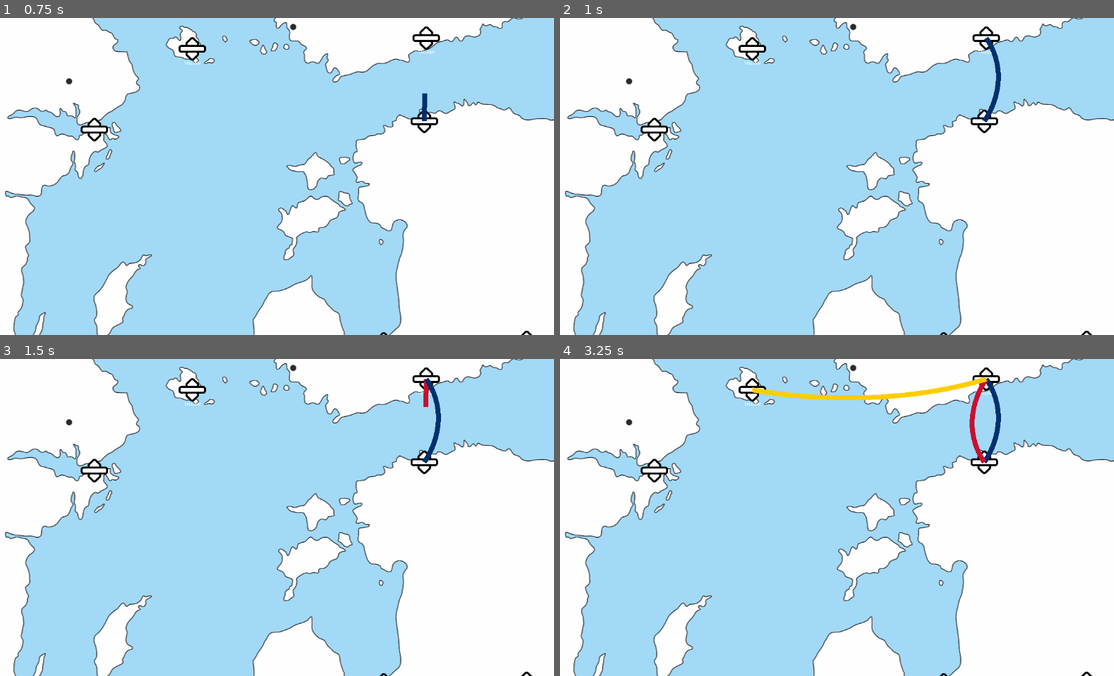
Above: before the commit, frames 1-4 (two rows, left to right).
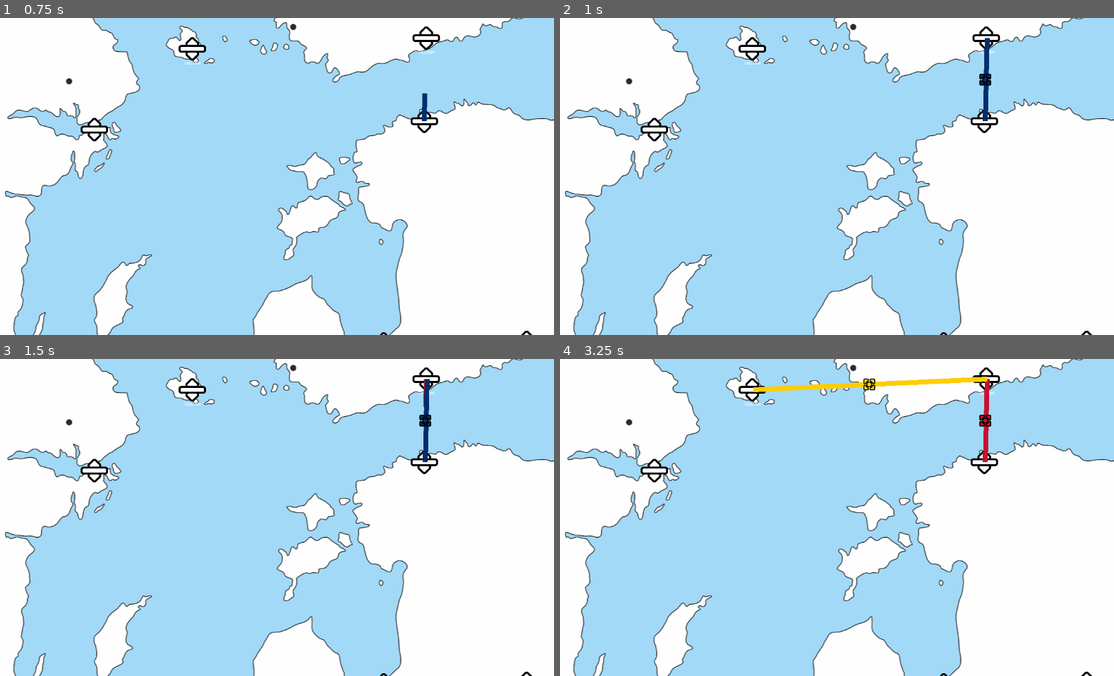
Above: after the commit, the same moments.

Repository: Levartar/mini-ferries
Game: Godot game, scene res://src/levels/test_level.tscn
Two runs of this game, one before a commit and one after it. Both use one fixed random seed, a clock stepped at 60 frames per second and the inputs below. This scene is started directly instead of the project's main scene.
Inputs (mouse positions are in pixels of both pictures, inside the frame that each line leads up to):
- Up to frame 1 (0.75 s): tap Enter at 0.5 s; drag from (426, 122) to (426, 37) at 0.52 s
- Up to frame 2 (1 s): no input
- Up to frame 3 (1.5 s): tap Space at 1.25 s; drag from (426, 378) to (426, 463) at 1.27 s
- Up to frame 4 (3.25 s): tap Enter at 2 s; move the mouse to (654, 469) at 2.02 s; click (654, 469) at 2.17 s; tap Space at 2.75 s; drag from (753, 390) to (986, 378) at 2.77 s

Frame 1 is identical in both runs. In frame 2, 0.5% of the frame differs, in the area x 75-80%, y 6-33%; in frame 3, 0.5%; in frame 4, 2.1%, in the area x 34-80%, y 5-33%.

Commit message:
add dragable handles for line paths

Diff:
--- a/src/scripts/ferry-line/FerryLine.tscn
+++ b/src/scripts/ferry-line/FerryLine.tscn
@@ -11,5 +11,6 @@
 curve = SubResource("Curve2D_63w0n")
 
 [node name="Line2D" type="Line2D" parent="." unique_id=1021591139]
+position = Vector2(2, 0)
 
 [node name="ShipContainer" type="Node2D" parent="." unique_id=1962091164]
--- /dev/null
+++ b/src/scripts/ferry-line/LineHandle.tscn
@@ -0,0 +1,17 @@
+[gd_scene format=3 uid="uid://d2l3ri3rluwbj"]
+
+[ext_resource type="Texture2D" uid="uid://b14ra4y1tpqfl" path="res://assets/sprites/icons/resize_c_cross_diagonal.png" id="1_epn3n"]
+[ext_resource type="Script" uid="uid://c8hgpphi3nnt1" path="res://src/scripts/ferry-line/line_handle.gd" id="1_y2lno"]
+
+[sub_resource type="CircleShape2D" id="CircleShape2D_y2lno"]
+radius = 35.0
+
+[node name="Area2D" type="Area2D" unique_id=1974497021]
+script = ExtResource("1_y2lno")
+
+[node name="Sprite2D" type="Sprite2D" parent="." unique_id=1545370673]
+scale = Vector2(0.5, 0.5)
+texture = ExtResource("1_epn3n")
+
+[node name="CollisionShape2D" type="CollisionShape2D" parent="." unique_id=58229403]
+shape = SubResource("CircleShape2D_y2lno")
--- a/src/scripts/ferry-line/ferry_line.gd
+++ b/src/scripts/ferry-line/ferry_line.gd
@@ -1,36 +1,102 @@
 extends Node2D
 class_name FerryLine
 
+var handle_scene: PackedScene = preload("res://src/scripts/ferry-line/LineHandle.tscn")
 var line_color: Color
 var ports: Array[Port] = []
-@onready var path_node: Path2D = $Path2D
-@onready var line_renderer: Line2D = $Line2D
+var segment_offsets: Array[Vector2] = [] # Stores the "bend" for each segment
+@onready var path_node = $Path2D
+@onready var line_renderer = $Line2D
 
 func add_port(new_port: Port):
 	ports.append(new_port)
-	_update_navigation_path()
+	segment_offsets.append(Vector2.ZERO) # New segments start straight
+	refresh_line()
 
-func _update_navigation_path():
-	var curve = Curve2D.new()
+func refresh_line():
+	# 1. Clear old handles
+	for child in get_children():
+		if child is Area2D: child.queue_free()
 
-	for i in range(ports.size()):
-		var p_pos = ports[i].global_position
+	var new_curve = Curve2D.new()
+	new_curve.bake_interval = 4.0 # Adjust for smoother curves
+
+	for i in range(ports.size() - 1):
+		var p1 = ports[i].global_position
+		var p2 = ports[i+1].global_position
+		var mid = (p1 + p2) / 2
+		var offset = segment_offsets[i]
+
+		# Draw the curved segment
+		# We use the offset as the Bezier control point
+		var control_point = mid + offset
+
+		# Build the curve
+		if i == 0: new_curve.add_point(p1)
+
+		# Handle relative to the end point
+		var handle_in = control_point - p2
+		new_curve.add_point(p2, handle_in)
+
+		# 2. Spawn the physical Handle for the player to grab
+		var h = handle_scene.instantiate()
+		add_child(h)
+		h.start_midpoint = mid
+		h.global_position = mid + offset
+
+		# Modulate handle to match line color
+		h.get_node("Sprite2D").modulate = line_color
+
+		# Connect handle signals
+		h.handle_moved.connect(func(new_val):
+			segment_offsets[i] = new_val
+			_update_visual_only() # Re-draw Line2D without re-spawning handles
+		)
+		h.handle_broken.connect(func(): _remove_segment(i))
+
+	path_node.curve = new_curve
+	line_renderer.points = new_curve.get_baked_points()
+	line_renderer.default_color = line_color
+
+func _update_visual_only():
+	var new_curve = Curve2D.new()
+
+	for i in range(ports.size() - 1):
+		var p1_pos = ports[i].global_position
+		var p2_pos = ports[i+1].global_position
+
+		# Calculate the control point based on the stored offset
+		var mid = (p1_pos + p2_pos) / 2.0
+		var control_point = mid + segment_offsets[i]
+
+		# We define the segment using 'In' and 'Out' handles.
+		# Handle 'Out' of Port A points toward our Control Point.
+		# Handle 'In' of Port B points toward our Control Point.
 
 		if i == 0:
-			curve.add_point(p_pos)
+			# First port: only needs an 'out' handle
+			new_curve.add_point(p1_pos, Vector2.ZERO, control_point - p1_pos)
 		else:
-			# Calculate curve handles between ports
-			var prev_pos = ports[i-1].global_position
-			var mid = (prev_pos + p_pos) / 2
-			var dir = (p_pos - prev_pos).normalized()
-			var normal = Vector2(-dir.y, dir.x) * 60 # The "Curve" intensity
+			# Intermediate ports: set the 'out' handle for the point we added
+			# in the previous iteration of the loop
+			new_curve.set_point_out(i, control_point - p1_pos)
 
-			# Add point with a control handle to create the bend
-			curve.add_point(p_pos, mid + normal - p_pos)
+		# Add the next port with an 'in' handle
+		new_curve.add_point(p2_pos, control_point - p2_pos, Vector2.ZERO)
 
-	path_node.curve = curve
-	line_renderer.points = curve.get_baked_points()
-	line_renderer.default_color = line_color
+	# Update the Path2D for the ships to follow
+	path_node.curve = new_curve
+
+	# Update the Line2D for the player to see
+	# .get_baked_points() turns the smooth curve into a list of straight segments
+	line_renderer.points = new_curve.get_baked_points()
+
+func _remove_segment(index: int):
+	# If a segment breaks, we usually truncate the line from that point onward
+	# Similar to Mini-Metro logic
+	ports = ports.slice(0, index + 1)
+	segment_offsets = segment_offsets.slice(0, index + 1)
+	refresh_line()
 
 func get_port_types_on_route() -> Array:
 	var types = []
--- /dev/null
+++ b/src/scripts/ferry-line/line_handle.gd
@@ -0,0 +1,26 @@
+extends Area2D
+
+signal handle_moved(new_offset: Vector2)
+signal handle_broken()
+
+var is_dragging = false
+var start_midpoint: Vector2 # The straight-line midpoint between two ports
+var current_offset: Vector2 = Vector2.ZERO
+var break_threshold: float = 250.0 # How far until the line snaps
+
+func _input_event(_viewport, event, _shape_idx):
+	if event is InputEventMouseButton and event.button_index == MOUSE_BUTTON_LEFT:
+		is_dragging = event.pressed
+
+func _process(_delta):
+	if is_dragging:
+		var mouse_pos = get_global_mouse_position()
+		current_offset = mouse_pos - start_midpoint
+
+		# Check for "Snap/Break" distance
+		if current_offset.length() > break_threshold:
+			handle_broken.emit()
+			queue_free()
+		else:
+			global_position = mouse_pos
+			handle_moved.emit(current_offset)
Binary file added: assets/sprites/icons/resize_c_cross_diagonal.png
Not shown, added: assets/sprites/icons/resize_c_cross_diagonal.png.import
Not shown, added: src/scripts/ferry-line/line_handle.gd.uid
